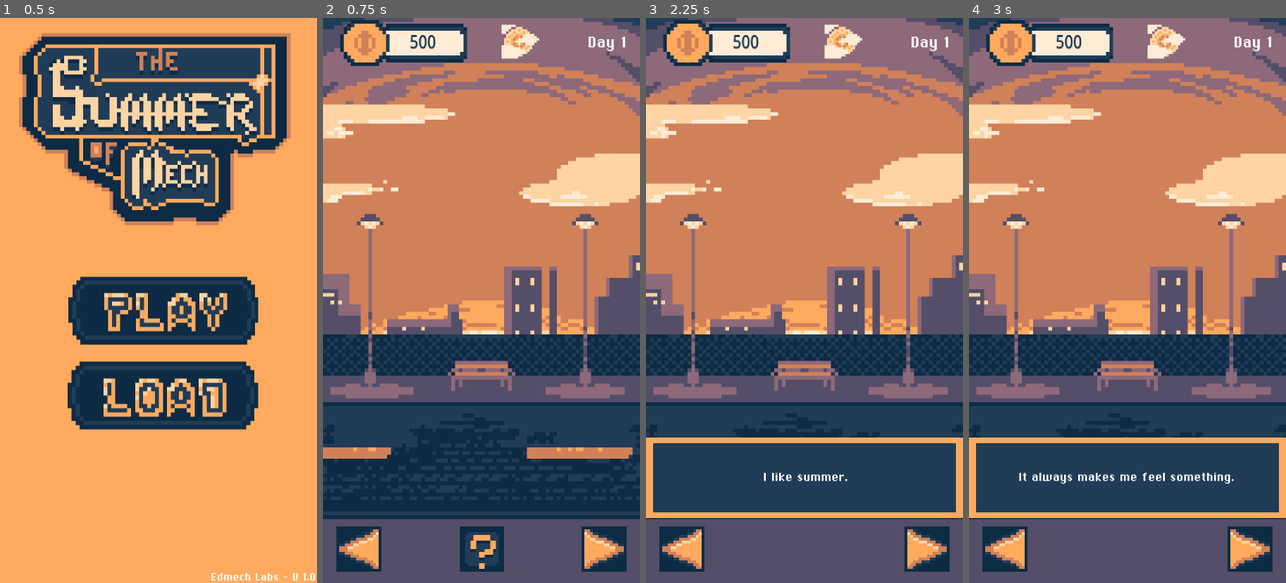
Above: before the commit, frames 1-4 (left to right).
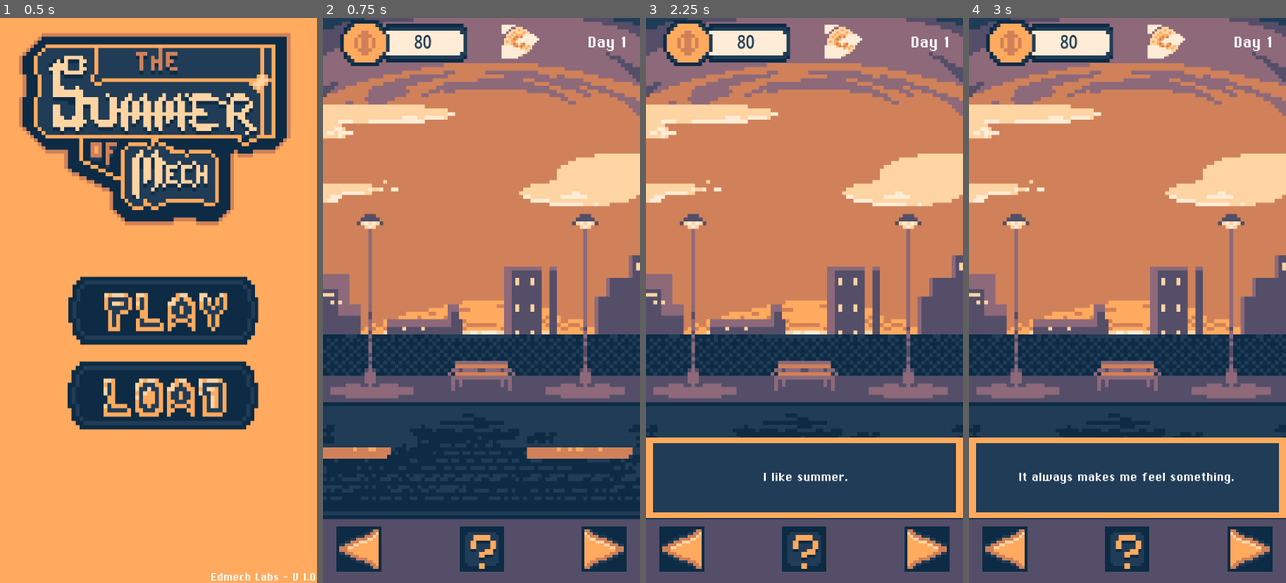
Above: after the commit, the same moments.

Repository: EtMechanicum/TheDayOfMech
Game: Godot game, scene res://scenes/world.tscn
The game is run twice, just before and just after one commit, with the same random seed, the same clock (stepped at 60 frames per second) and the same inputs.
Inputs (mouse positions are in pixels of both pictures, inside the frame that each line leads up to):
- Up to frame 1 (0.5 s): no input
- Up to frame 2 (0.75 s): click (484, 311) at 0.5 s
- Up to frame 3 (2.25 s): click (807, 311) at 1.25 s; click (804, 549) at 2 s
- Up to frame 4 (3 s): click (1127, 549) at 2.75 s

Frame 1 is identical in both runs. In frame 2, 0.1% of the frame differs, in the area x 27-36%, y 3-6%; in frame 3, 1.3%, in the area x 27-58%, y 3-98%; in frame 4, 1.3%.

Commit message:
fixed minor bugs

Diff:
--- a/scenes/game_manager.gd
+++ b/scenes/game_manager.gd
@@ -3,7 +3,7 @@
 var world_reference: Node
 
 ### PLAYER STUFF ###
-var player_money: float = 500:
+var player_money: float = 80:
 	set(value):
 		player_money = value
 		_money_changed.emit(player_money)
--- a/scenes/world.tscn
+++ b/scenes/world.tscn
@@ -784,9 +784,19 @@
 [sub_resource type="StyleBoxTexture" id="StyleBoxTexture_rup4s"]
 texture = SubResource("AtlasTexture_fh13f")
 
-[sub_resource type="StyleBoxEmpty" id="StyleBoxEmpty_4kbfs"]
-
-[sub_resource type="StyleBoxEmpty" id="StyleBoxEmpty_f17e3"]
+[sub_resource type="AtlasTexture" id="AtlasTexture_rup4s"]
+atlas = ExtResource("3_jhx03")
+region = Rect2(47.995865, 47.87419, 16.09459, 16.018314)
+
+[sub_resource type="StyleBoxTexture" id="StyleBoxTexture_4kbfs"]
+texture = SubResource("AtlasTexture_rup4s")
+
+[sub_resource type="AtlasTexture" id="AtlasTexture_pb8sg"]
+atlas = ExtResource("3_jhx03")
+region = Rect2(48.102703, 47.99214, 16.094593, 16.247147)
+
+[sub_resource type="StyleBoxTexture" id="StyleBoxTexture_ce70q"]
+texture = SubResource("AtlasTexture_pb8sg")
 
 [sub_resource type="AtlasTexture" id="AtlasTexture_f17e3"]
 atlas = ExtResource("3_jhx03")
@@ -794,8 +804,6 @@
 
 [sub_resource type="StyleBoxTexture" id="StyleBoxTexture_x2olw"]
 texture = SubResource("AtlasTexture_f17e3")
-
-[sub_resource type="StyleBoxEmpty" id="StyleBoxEmpty_x2olw"]
 
 [sub_resource type="StyleBoxFlat" id="StyleBoxFlat_lakw3"]
 bg_color = Color(1, 0.6666667, 0.36862746, 1)
@@ -1985,10 +1993,9 @@
 custom_minimum_size = Vector2(128, 128)
 layout_mode = 2
 theme_override_styles/normal = SubResource("StyleBoxTexture_rup4s")
-theme_override_styles/pressed = SubResource("StyleBoxEmpty_4kbfs")
-theme_override_styles/hover = SubResource("StyleBoxEmpty_f17e3")
+theme_override_styles/pressed = SubResource("StyleBoxTexture_4kbfs")
+theme_override_styles/hover = SubResource("StyleBoxTexture_ce70q")
 theme_override_styles/disabled = SubResource("StyleBoxTexture_x2olw")
-theme_override_styles/focus = SubResource("StyleBoxEmpty_x2olw")
 
 [node name="ToStore" type="Button" parent="Wastelands/TextureRect/Buttons/HBoxContainer" unique_id=1081697375]
 custom_minimum_size = Vector2(128, 128)
